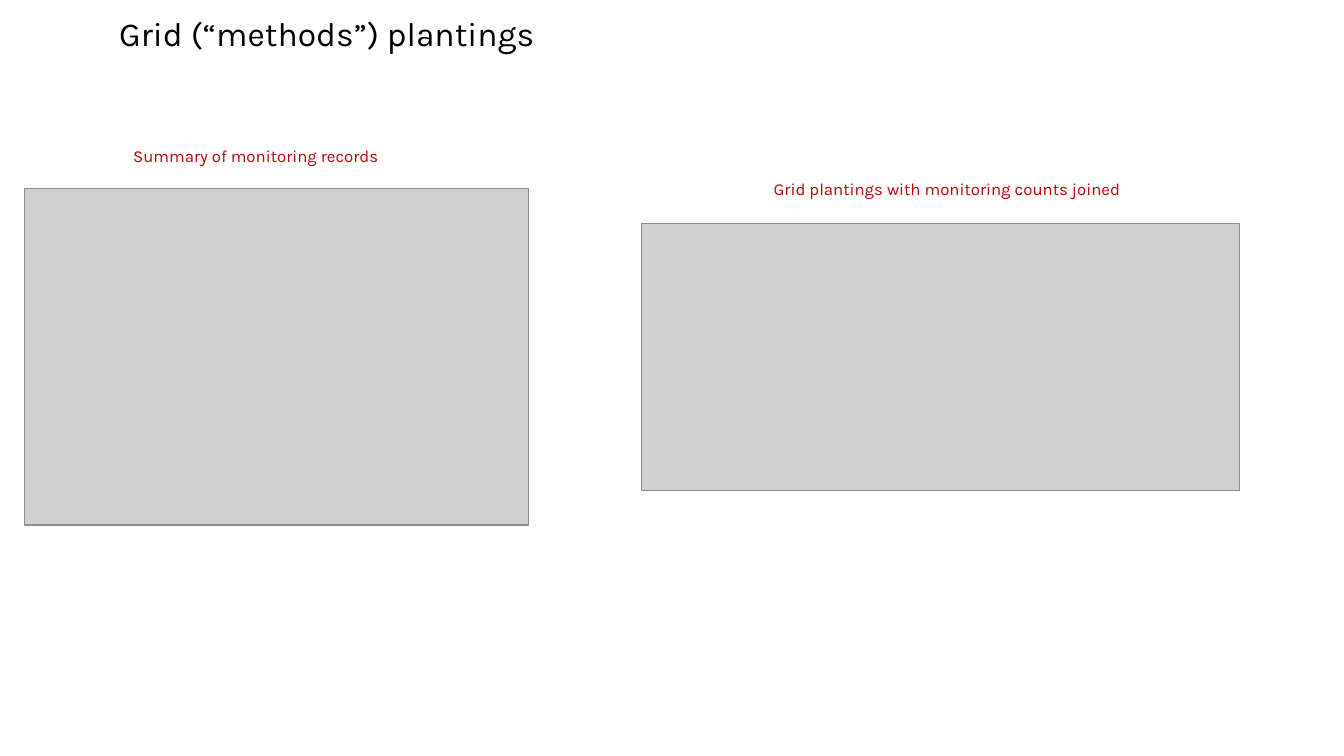
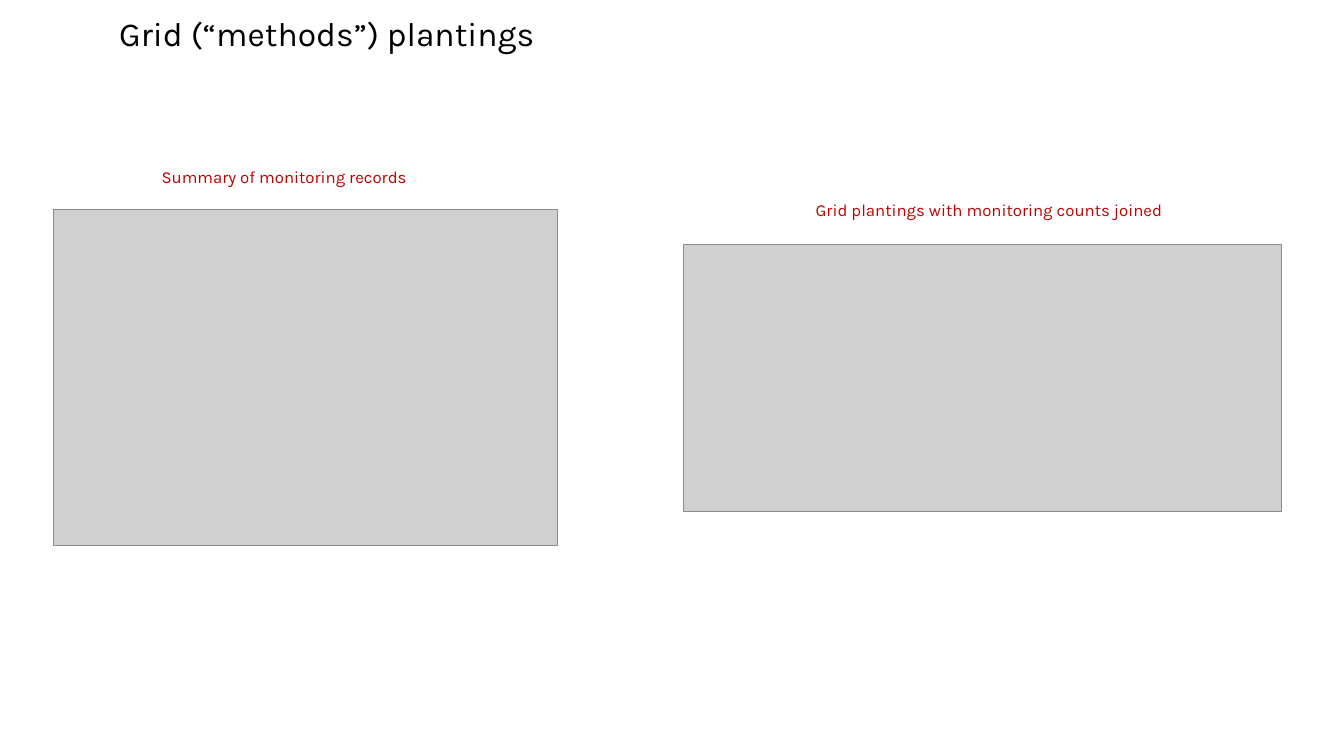
Before and after one commit to WA-Nearshore/seagrass-restoration-processing, a slide deck: slide 26 of docs/seagrass_restoration_storymap_notes.pptx (slide 27 before the commit). Drawn at 1344x756 pixels with LibreOffice and Linux fonts; fonts in the diff are those of the drawing; grey boxes stand for pictures. Boxes give left, top, right and bottom in pixels: in the first picture for what was removed or moved away, otherwise in the second. Text is boxed around its words. In the diff, an @@ line names an element or a change of style, - is before the commit and + after.

Commit message:
Completed create monitoring. Extracts all writes to move to boundary. Needs debugging.

```diff
--- a/docs/seagrass_restoration_storymap_notes.pptx
+++ b/docs/seagrass_restoration_storymap_notes.pptx
@@ text "Summary of monitoring records": place and size @@
-text "Summary of monitoring records" at bbox=[133, 150, 378, 166]
+text "Summary of monitoring records" at bbox=[162, 171, 406, 187]
@@ text "Grid plantings with monitoring counts ...": place and size @@
-text "Grid plantings with monitoring counts ..." at bbox=[774, 183, 1120, 199]
+text "Grid plantings with monitoring counts ..." at bbox=[816, 204, 1162, 220]
@@ picture: place and size @@
-picture at bbox=[25, 190, 529, 525]
+picture at bbox=[53, 210, 558, 545]
@@ picture: place and size @@
-picture at bbox=[642, 224, 1240, 491]
+picture at bbox=[684, 245, 1281, 512]
```
Also in this commit, not shown: 5 other slides changed, 9 other files.
